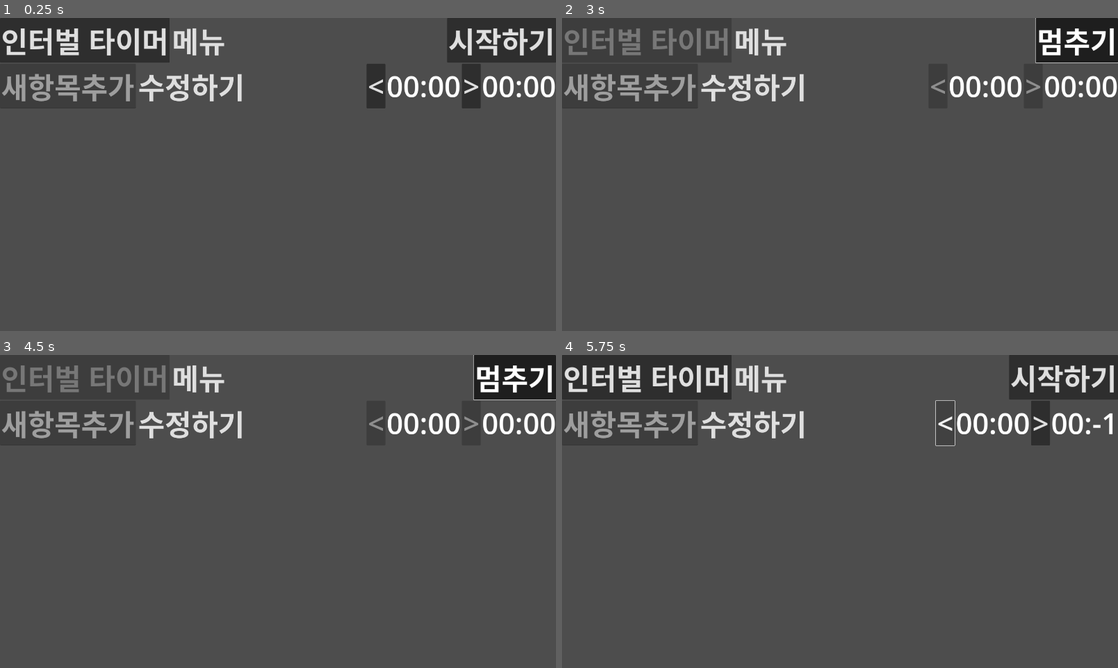
Above: before the commit, frames 1-4 (two rows, left to right).
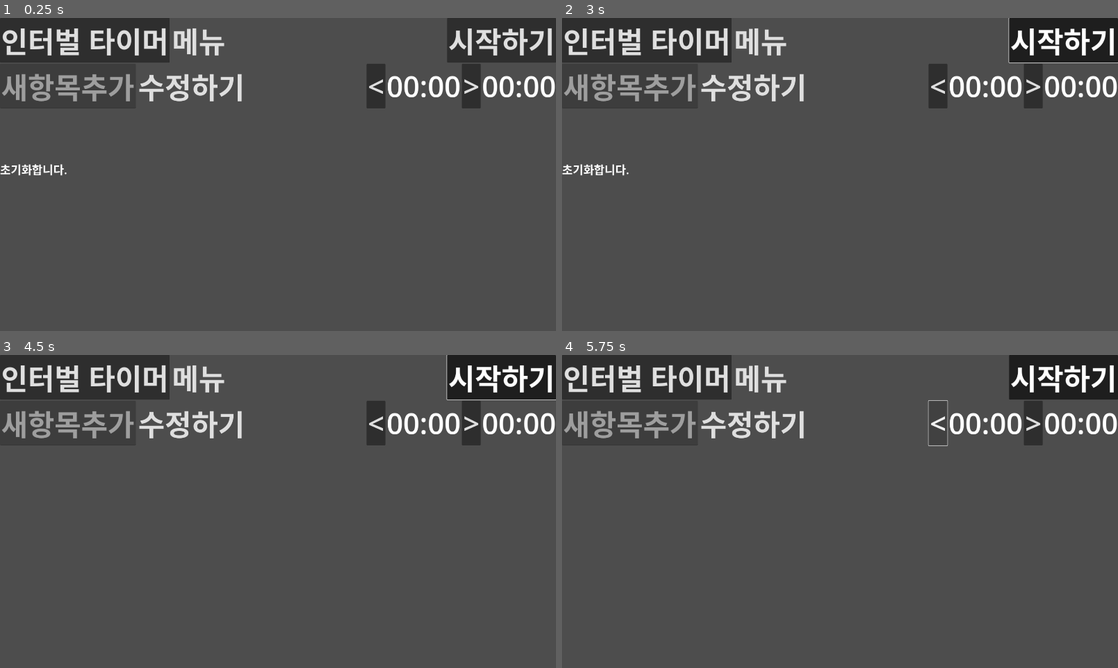
Above: after the commit, the same moments.

Repository: kasworld/maranic
Game: Godot game, scene res://main.tscn
Two runs of this game, one before a commit and one after it. Both use one fixed random seed, a clock stepped at 60 frames per second and the inputs below.
Inputs (mouse positions are in pixels of both pictures, inside the frame that each line leads up to):
- Up to frame 1 (0.25 s): no input
- Up to frame 2 (3 s): click "인터벌 타이머" at 0.5 s; click "메뉴" at 1.25 s; click "수정하기" at 2 s; click "시작하기" at 2.75 s
- Up to frame 3 (4.5 s): click "멈추기" (after the commit: "시작하기") at 3.5 s; click "시작하기" at 4.25 s
- Up to frame 4 (5.75 s): click (940, 423) at 5 s, where only the run after the commit has a clickable "<"

The runs differ from the first frame. In frame 1, 0.2% of the frame differs, in the area x 0-12%, y 46-51%; in frame 2, 2.4%, in the area x 0-95%, y 0-51%; in frame 3, 2.2%; in frame 4, 2.1%.
Error before the commit: Invalid access of index '0' on a base object of type: 'PackedStringArray'. (res://main.gd:10)
Error after the commit: Invalid access of index '0' on a base object of type: 'PackedStringArray'. (res://main.gd:5)

Commit message:
workdata reset,load,save

Diff:
--- a/main.gd
+++ b/main.gd
@@ -1,11 +1,6 @@
 extends Node2D
 
-#@export var workScene: PackedScene
-
 var workScene = preload("res://work_container.tscn")
-
-var workData
-
 var voices = DisplayServer.tts_get_voices_for_language("ko")
 var voice_id = voices[0]
 
@@ -13,7 +8,10 @@
 	DisplayServer.tts_stop()
 	DisplayServer.tts_speak(s, voice_id)
 
+@onready var WorkDataMenuButton = $VBoxContainer/TitleContainer/WorkDataMenuButton
+@onready var CmdMenuButton = $VBoxContainer/TitleContainer/CmdMenuButton
 
+var workData :WorkData
 var Works = []
 var subWorkIndex = 1
 
@@ -26,16 +24,15 @@
 		o.resetTime()
 
 func buttonsDisable(disable :bool):
-	$VBoxContainer/TitleContainer/MenuButton.disabled =disable
+	WorkDataMenuButton.disabled =disable
 	for o in Works:
 		o.buttonsDisable(disable)
-
 
 func second2text(sec :int):
 	return "%02d:%02d" %[ sec/60,sec % 60]
 
 func program2text(i):
-	var data = workData[i].duplicate()
+	var data = workData.workList[i].duplicate()
 	var rtn = "%s:" % [ data.pop_front() ]
 	for j in range(len(data)):
 		rtn += "%s(%s)" % [ data[j][0], second2text(data[j][1]) ]
@@ -43,23 +40,47 @@
 
 # Called when the node enters the scene tree for the first time.
 func _ready() -> void:
-	var wd = WorkData.new()
-#	var msg = ""
-#	if !wd.FileExist():
-#		msg = wd.Save()
-#	else:
-#		msg = wd.Load()
-#	$MessageLabel.text = msg
-#	$MessageLabel.visible = true
-#	$MessageTimer.start(3.0)
+	WorkDataMenuButton.get_popup().theme = preload("res://menulist_theme.tres")
+	CmdMenuButton.get_popup().theme = preload("res://menulist_theme.tres")
 
-	workData = wd.workData
+	resetWorkdData()
+	workData2menu()
 
-	Works = [$VBoxContainer/MainWorkContainer]
-	for i in range(len( workData)):
-		$VBoxContainer/TitleContainer/MenuButton.get_popup().add_item(program2text(i),i)
-	$VBoxContainer/TitleContainer/MenuButton.get_popup().theme = preload("res://menulist_theme.tres")
-	$VBoxContainer/TitleContainer/CmdButton.get_popup().theme = preload("res://menulist_theme.tres")
+func workData2menu():
+	for i in range(len( workData.workList)):
+		WorkDataMenuButton.get_popup().add_item(program2text(i),i)
+
+func _on_timer_timeout() -> void:
+	if Works[0].decRemainSec() != true: # fail to dec
+		$VBoxContainer/TitleContainer/StartButton.button_pressed = false
+	elif len(Works) > subWorkIndex:
+		if Works[subWorkIndex].decRemainSec() != true: # move to next sub work
+			Works[subWorkIndex].resetTime()
+			var oldWorkStr = Works[subWorkIndex].getLabelText()
+			subWorkIndex += 1
+			if len(Works) <= subWorkIndex:
+				subWorkIndex = 1
+			var newWorkStr = Works[subWorkIndex].getLabelText()
+			Text2Speech("%s를 끝내고 %s를 시작합니다." %[oldWorkStr,newWorkStr])
+			Works[subWorkIndex].grab_focus()
+	updateTimeLabels()
+
+func _on_work_data_menu_button_toggled(button_pressed: bool) -> void:
+	if button_pressed: # list opened
+		return
+	var sel = WorkDataMenuButton.get_popup().get_focused_item()
+	if sel ==-1 :
+		return
+
+	var selData = workData.workList[sel].duplicate()
+	var title=selData.pop_front()
+	WorkDataMenuButton.text = title
+	Text2Speech("%s로 설정합니다." % title)
+	makeWorks(len(selData))
+	for i in range(len(selData)):
+		Works[i].setLabelTotalSec( selData[i][0],selData[i][1])
+	resetTime()
+	updateTimeLabels()
 
 func makeWorks(n ):
 	for i in range(len(Works)):
@@ -76,45 +97,6 @@
 		Works.append(work)
 		$VBoxContainer/ScrollContainer/WorksContainer.add_child(work)
 
-# Called every frame. 'delta' is the elapsed time since the previous frame.
-func _process(delta: float) -> void:
-	pass
-
-
-func _on_timer_timeout() -> void:
-	if Works[0].decRemainSec() != true: # fail to dec
-		$VBoxContainer/TitleContainer/StartButton.button_pressed = false
-	elif len(Works) > subWorkIndex:
-		if Works[subWorkIndex].decRemainSec() != true: # move to next sub work
-			Works[subWorkIndex].resetTime()
-			var oldWorkStr = Works[subWorkIndex].getLabelText()
-			subWorkIndex += 1
-			if len(Works) <= subWorkIndex:
-				subWorkIndex = 1
-			var newWorkStr = Works[subWorkIndex].getLabelText()
-			Text2Speech("%s를 끝내고 %s를 시작합니다." %[oldWorkStr,newWorkStr])
-			Works[subWorkIndex].grab_focus()
-	updateTimeLabels()
-
-
-func _on_menu_button_toggled(button_pressed: bool) -> void:
-	if button_pressed: # list opened
-		return
-	var sel = $VBoxContainer/TitleContainer/MenuButton.get_popup().get_focused_item()
-	if sel ==-1 :
-		return
-
-	var selData = workData[sel].duplicate()
-	var title=selData.pop_front()
-	$VBoxContainer/TitleContainer/MenuButton.text = title
-	Text2Speech("%s로 설정합니다." % title)
-	makeWorks(len(selData))
-	for i in range(len(selData)):
-		Works[i].setLabelTotalSec( selData[i][0],selData[i][1])
-	resetTime()
-	updateTimeLabels()
-
-
 func _on_start_button_toggled(button_pressed: bool) -> void:
 	if len(Works) == 0 :
 		return
@@ -122,14 +104,48 @@
 		if Works[0].remainSec<=0:
 			resetTime()
 		$VBoxContainer/TitleContainer/StartButton.text = "멈추기"
-		Text2Speech("%s를 시작합니다." % [ $VBoxContainer/TitleContainer/MenuButton.text ])
+		Text2Speech("%s를 시작합니다." % [ WorkDataMenuButton.text ])
 		$Timer.start()
 	else:
 		$VBoxContainer/TitleContainer/StartButton.text = "시작하기"
-		Text2Speech("%s를 멈춥니다." % [ $VBoxContainer/TitleContainer/MenuButton.text ])
+		Text2Speech("%s를 멈춥니다." % [ WorkDataMenuButton.text ])
 		$Timer.stop()
 	buttonsDisable(button_pressed)
 
+func _on_cmd_menu_button_toggled(button_pressed: bool) -> void:
+	if button_pressed: # list opened
+		return
+	var sel = CmdMenuButton.get_popup().get_focused_item()
+	if sel ==-1 :
+		return
+	match sel :
+		0: # 읽어오기
+			loadWorkData()
+		1: # 저장하기
+			saveWorkData()
+		2: # 초기화하기
+			resetWorkdData()
+		3: # 새작업추가하기
+			pass
+		_: # known
+			print_debug("known", sel)
+
+func resetWorkdData():
+	workData = WorkData.new()
+	showMessage("초기화합니다.")
+
+func loadWorkData():
+	var msg =  workData.Load()
+	showMessage(msg)
+
+func saveWorkData():
+	var msg = workData.Save()
+	showMessage(msg)
+
+func showMessage(msg):
+	$MessageLabel.text = msg
+	$MessageLabel.visible = true
+	$MessageTimer.start(3.0)
 
 func _on_message_timer_timeout() -> void:
 	$MessageLabel.visible = false
--- a/main.tscn
+++ b/main.tscn
@@ -24,13 +24,13 @@
 layout_mode = 2
 alignment = 1
 
-[node name="MenuButton" type="MenuButton" parent="VBoxContainer/TitleContainer"]
+[node name="WorkDataMenuButton" type="MenuButton" parent="VBoxContainer/TitleContainer"]
 layout_mode = 2
 theme = ExtResource("3_sxpny")
 text = "인터벌 타이머"
 flat = false
 
-[node name="CmdButton" type="MenuButton" parent="VBoxContainer/TitleContainer"]
+[node name="CmdMenuButton" type="MenuButton" parent="VBoxContainer/TitleContainer"]
 layout_mode = 2
 theme = ExtResource("3_sxpny")
 text = "메뉴"
@@ -85,6 +85,7 @@
 [node name="MessageTimer" type="Timer" parent="."]
 
 [connection signal="timeout" from="Timer" to="." method="_on_timer_timeout"]
-[connection signal="toggled" from="VBoxContainer/TitleContainer/MenuButton" to="." method="_on_menu_button_toggled"]
+[connection signal="toggled" from="VBoxContainer/TitleContainer/WorkDataMenuButton" to="." method="_on_work_data_menu_button_toggled"]
+[connection signal="toggled" from="VBoxContainer/TitleContainer/CmdMenuButton" to="." method="_on_cmd_menu_button_toggled"]
 [connection signal="toggled" from="VBoxContainer/TitleContainer/StartButton" to="." method="_on_start_button_toggled"]
 [connection signal="timeout" from="MessageTimer" to="." method="_on_message_timer_timeout"]
--- a/work_container.gd
+++ b/work_container.gd
@@ -36,12 +36,6 @@
 	$MenuButton.get_popup().theme = preload("res://menulist_theme.tres")
 	pass # Replace with function body.
 
-
-# Called every frame. 'delta' is the elapsed time since the previous frame.
-func _process(delta: float) -> void:
-	pass
-
-
 func _on_sec_dec_button_pressed() -> void:
 	totalSec -= incSec
 	if totalSec < 0 :
@@ -49,7 +43,6 @@
 	resetTime()
 	updateTimeLabels()
 
-
 func _on_sec_inc_button_pressed() -> void:
 	totalSec += incSec
 	resetTime()
--- a/workdata.gd
+++ b/workdata.gd
@@ -4,7 +4,7 @@
 
 var file_name = OS.get_system_dir(OS.SYSTEM_DIR_DOCUMENTS) + "/gd4timer_workdata.json"
 
-var workData = [
+var workList = [
 	# 이름,총시간초,work1 sec, work2 sec, etc
 	[ "1일차",  ["총시간",60*30], ["걷기", 60*3  ], ["달리기", 60*1  ] ],
 	[ "3일차",  ["총시간",60*30], ["걷기", 60*3  ], ["달리기", 60*1.5] ],
@@ -32,7 +32,7 @@
 
 func Save()-> String:
 	var fileobj = FileAccess.open(file_name, FileAccess.WRITE)
-	var json_string = JSON.stringify(workData)
+	var json_string = JSON.stringify(workList)
 	fileobj.store_line(json_string)
 	return "%s save" % [file_name]
 
@@ -44,7 +44,7 @@
 	if error == OK:
 		var data_received = json.data
 		if typeof(data_received) == TYPE_ARRAY:
-			workData = data_received
+			workList = data_received
 			return "%s loaded" % [file_name]
 		else:
 			return "Unexpected data %s" % [ error ]
